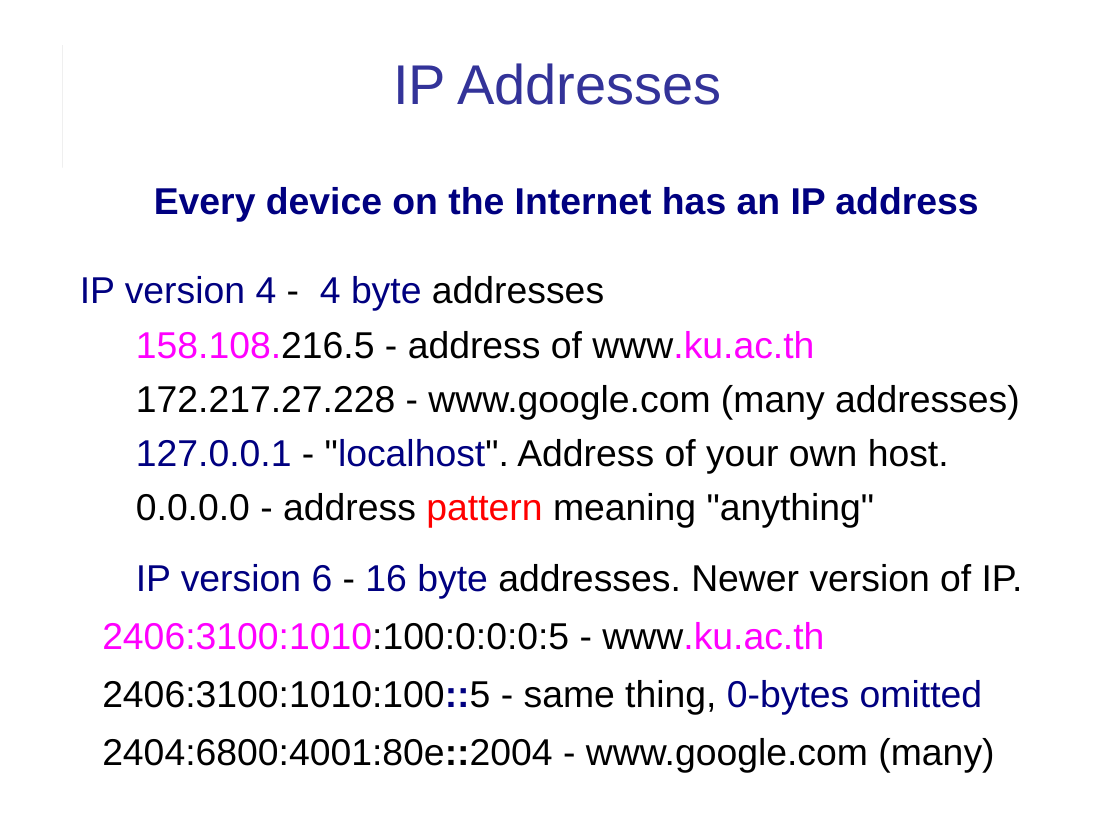
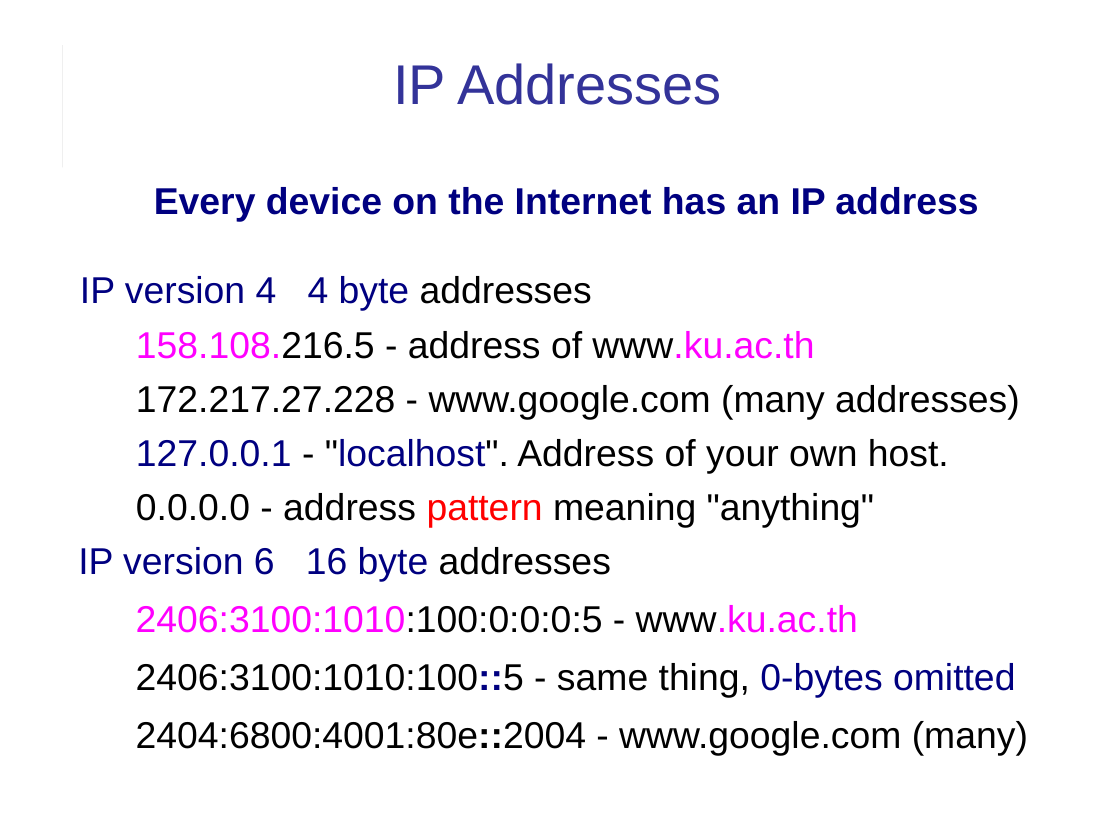
Before and after one commit to cpske/ISP, a slide deck: slide 5 of web/HTTP.pptx. Drawn at 1120x840 pixels with LibreOffice and Linux fonts; fonts in the diff are those of the drawing. Boxes give left, top, right and bottom in pixels: in the first picture for what was removed or moved away, otherwise in the second. Text is boxed around its words. In the diff, an @@ line names an element or a change of style, - is before the commit and + after.

```diff
--- a/web/HTTP.pptx
+++ b/web/HTTP.pptx
@@ text at (80, 276, 592, 311): text changed @@
-IP version 4 - 4 byte addresses
+IP version 4 4 byte addresses
@@ text at (78, 547, 611, 582): text changed; text colour #000000 to #000080 @@
-IP version 6 - 16 byte addresses. Newer version of IP.
+IP version 6 16 byte addresses
@@ text at (136, 605, 1028, 756): indent changed @@
```
Also in this commit, not shown: 18 other slides changed, 9 other files.
